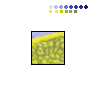
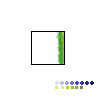
Layered file, before and after one edit (96x96). Changes by layer:
added layer "beach_end_2.png" above "water_workboard.png" over [56, 32, 64, 64]
painted on "water_workboard.png" over [30, 5, 94, 89]
